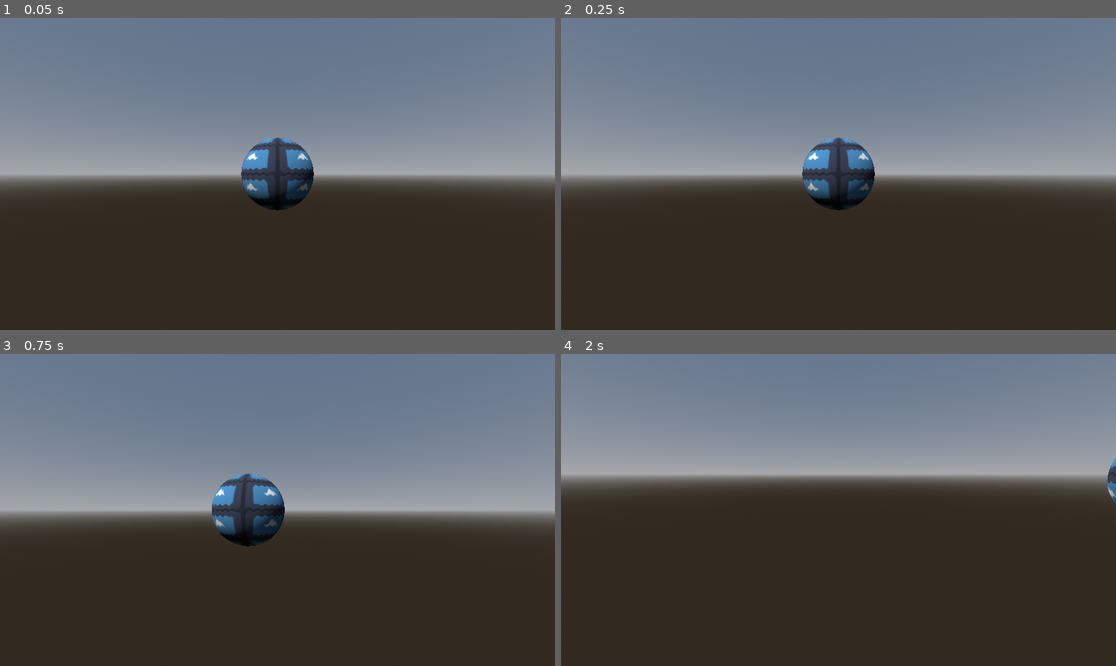
Above: before the commit, frames 1-4 (two rows, left to right).
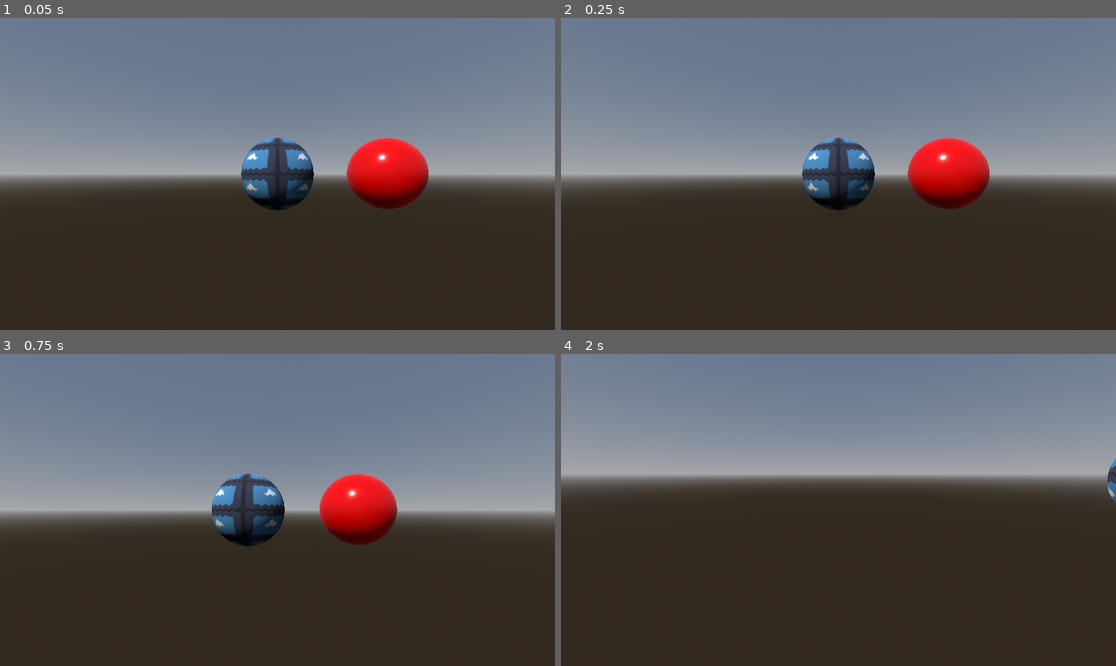
Above: after the commit, the same moments.

Repository: hperantunes/spatial-shaders-starter-project
Game: Godot game, scene res://scenes/spatial_shaders.tscn
Two runs of this game, one before a commit and one after it. Both use one fixed random seed, a clock stepped at 60 frames per second and the inputs below. The engine's default icon, where the game draws it, is replaced by a stand-in: a white triangle on a blue panel in a dark square.
Inputs (mouse positions are in pixels of both pictures, inside the frame that each line leads up to):
- Up to frame 1 (0.05 s): no input
- Up to frame 2 (0.25 s): no input
- Up to frame 3 (0.75 s): tap Enter at 0.5 s; move the mouse to (399, 494) at 0.52 s; hold D (move_right) from 0.53 s (still down); hold Right mouse button (camera_move_mode) from 0.53 s (still down); click (399, 494) at 0.67 s
- Up to frame 4 (2 s): move the mouse to (810, 510) at 1.27 s; release D (move_right) at 1.28 s; release Right mouse button (camera_move_mode) at 1.28 s; hold W (move_forward) from 1.28 s (still down); tap Shift (camera_speed_up) at 1.35 s

The runs differ from the first frame. In frame 1, 2.6% of the frame differs, in the area x 62-78%, y 38-62%; in frame 2, 2.6%; in frame 3, 2.5%; in frame 4, nothing differs.

Commit message:
Lesson 4.6

Diff:
--- a/scenes/spatial_shaders.tscn
+++ b/scenes/spatial_shaders.tscn
@@ -1,9 +1,10 @@
-[gd_scene load_steps=10 format=3 uid="uid://lg3n8vkn5qi4"]
+[gd_scene load_steps=13 format=3 uid="uid://lg3n8vkn5qi4"]
 
 [ext_resource type="Script" path="res://scripts/spatial_shaders.gd" id="1_db346"]
 [ext_resource type="PackedScene" uid="uid://twg0tri4g6hr" path="res://scenes/camera_controller.tscn" id="1_p4cbf"]
 [ext_resource type="Shader" path="res://shaders/spatial_shaders.gdshader" id="3_j0anp"]
 [ext_resource type="Texture2D" uid="uid://dq50v6s4drwd1" path="res://icon.svg" id="4_5jbie"]
+[ext_resource type="Shader" path="res://shaders/pbr.gdshader" id="5_agl3f"]
 
 [sub_resource type="ProceduralSkyMaterial" id="ProceduralSkyMaterial_7jfiy"]
 
@@ -23,6 +24,16 @@
 [sub_resource type="SphereMesh" id="SphereMesh_5gdlg"]
 material = SubResource("ShaderMaterial_a4xob")
 
+[sub_resource type="ShaderMaterial" id="ShaderMaterial_5wc8g"]
+render_priority = 0
+shader = ExtResource("5_agl3f")
+shader_parameter/albedo = Color(1, 0, 0, 1)
+shader_parameter/metallic = 0.077
+shader_parameter/roughness = 0.181
+
+[sub_resource type="SphereMesh" id="SphereMesh_jq5t7"]
+material = SubResource("ShaderMaterial_5wc8g")
+
 [node name="SpatialShaders" type="Node3D"]
 script = ExtResource("1_db346")
 
@@ -38,3 +49,7 @@
 [node name="SphereExample" type="MeshInstance3D" parent="."]
 transform = Transform3D(-1, 0, -8.74228e-08, 0, 1, 0, 8.74228e-08, 0, -1, 0, 0, 0)
 mesh = SubResource("SphereMesh_5gdlg")
+
+[node name="SphereExample2" type="MeshInstance3D" parent="."]
+transform = Transform3D(-1, 0, -8.74228e-08, 0, 1, 0, 8.74228e-08, 0, -1, 1.5, 0, 0)
+mesh = SubResource("SphereMesh_jq5t7")
--- /dev/null
+++ b/shaders/pbr.gdshader
@@ -0,0 +1,12 @@
+shader_type spatial;
+
+uniform vec3 albedo: source_color = vec3(1.0);
+uniform float metallic: hint_range(0.0, 1.0);
+uniform float roughness: hint_range(0.0, 1.0);
+
+void fragment()
+{
+	ALBEDO = albedo;
+	METALLIC = metallic;
+	ROUGHNESS = roughness;
+}
